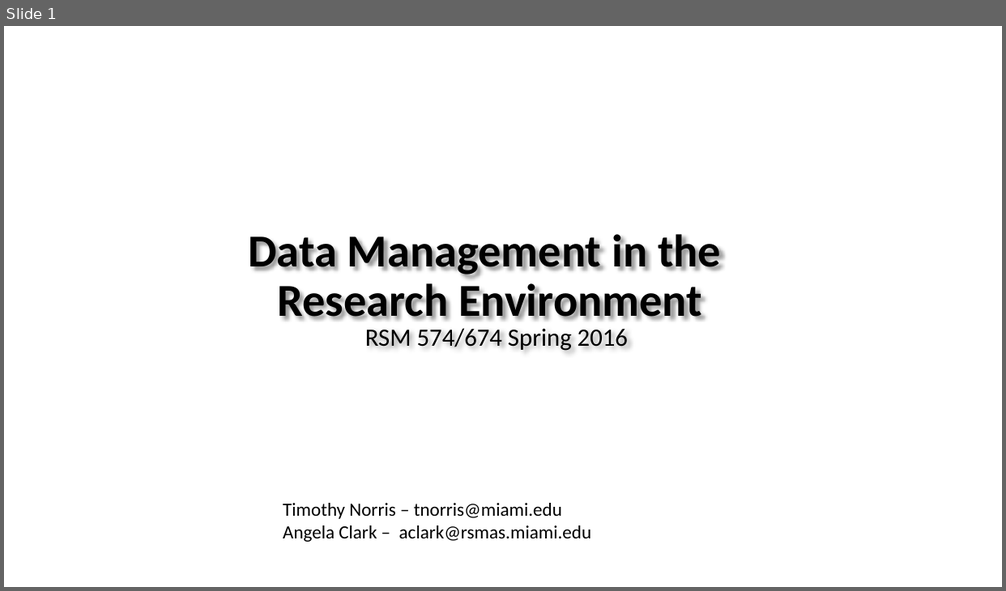
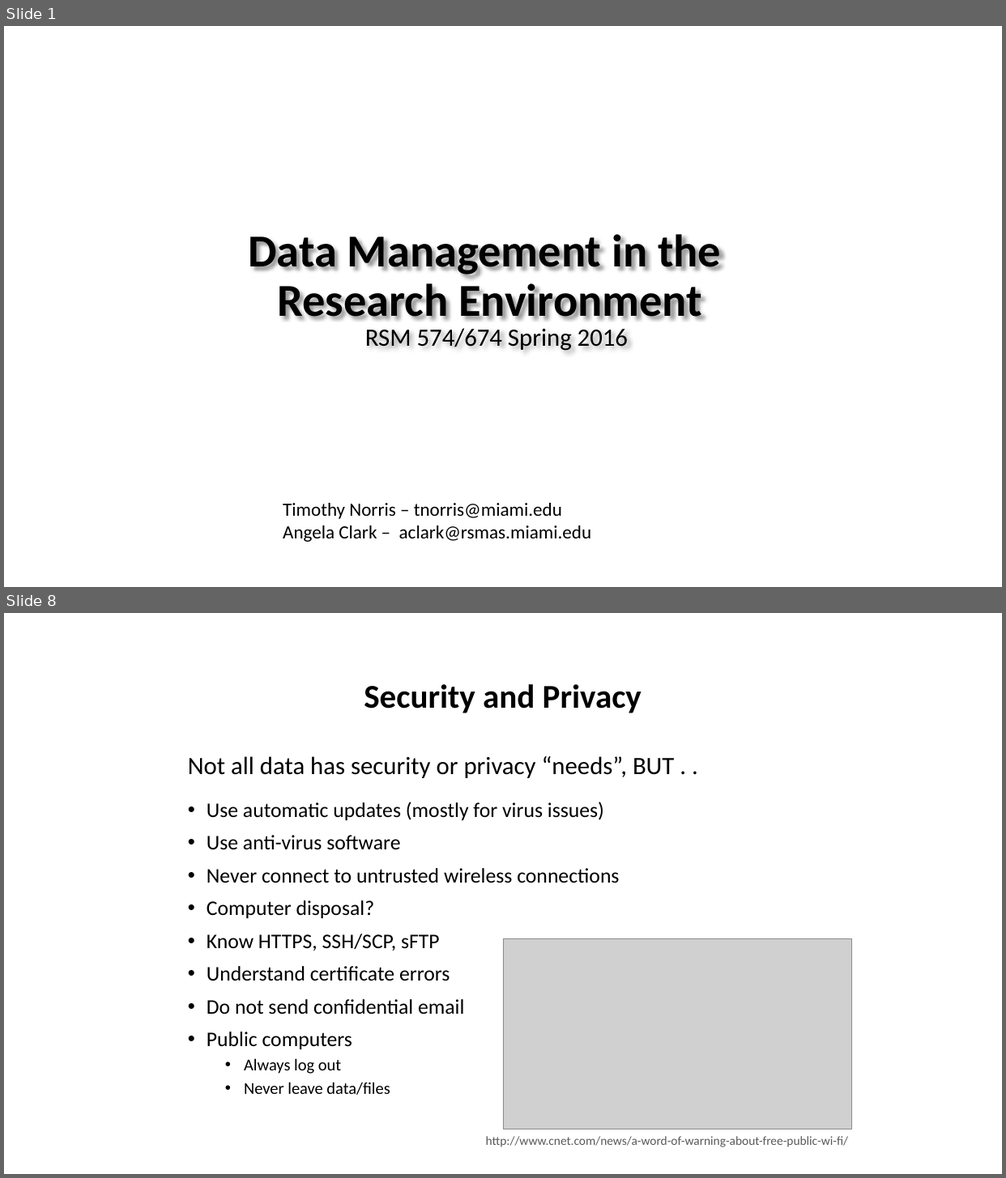
Before and after one commit to tibbben/teaching.data.literacy, a slide deck: UM_DataManagementClass/Lessons/05/05_SecondMeeting.pptx. Shown one above the other, each under a label of ours: slide 1 before the commit, slides 1 and 8 after it; the slides between them are not shown. The pictures are 1006x591 and 1006x1178 pixels, drawn with LibreOffice and Linux fonts; fonts in the diff are those of the drawing; grey boxes stand for pictures; background and template pictures are left out. Boxes give left, top, right and bottom in pixels: in the first picture for what was removed or moved away, otherwise in the second. Text is boxed around its words. In the diff, an @@ line names an element or a change of style, - is before the commit and + after.

```diff
--- a/UM_DataManagementClass/Lessons/05/05_SecondMeeting.pptx
+++ b/UM_DataManagementClass/Lessons/05/05_SecondMeeting.pptx
@@ slide 8 added at (x1=4, y1=613, x2=1002, y2=1174), background #FFFFFF @@
@@ title added at (x1=364, y1=684, x2=641, y2=713), 32 pt, text #000000, bold @@
+Security and Privacy
@@ text added at (x1=188, y1=756, x2=674, y2=1095), 20 pt, text #000000 @@
+Not all data has security or privacy “needs”, BUT . .
+• Use automatic updates (mostly for virus issues)
+• Use anti-virus software
+• Never connect to untrusted wireless connections
+• Computer disposal?
+• Know HTTPS, SSH/SCP, sFTP
+• Understand certificate errors
+• Do not send confidential email
+• Public computers
+  • Always log out
+  • Never leave data/files
@@ picture added at (x1=503, y1=939, x2=852, y2=1130) @@
@@ text added at (x1=486, y1=1136, x2=848, y2=1148), 12 pt, text #595959 @@
+http://www.cnet.com/news/a-word-of-warning-about-free-public-wi-fi/
```
Also in this commit, not shown: 2 slides changed, 26 other slides added, 2 other files.
